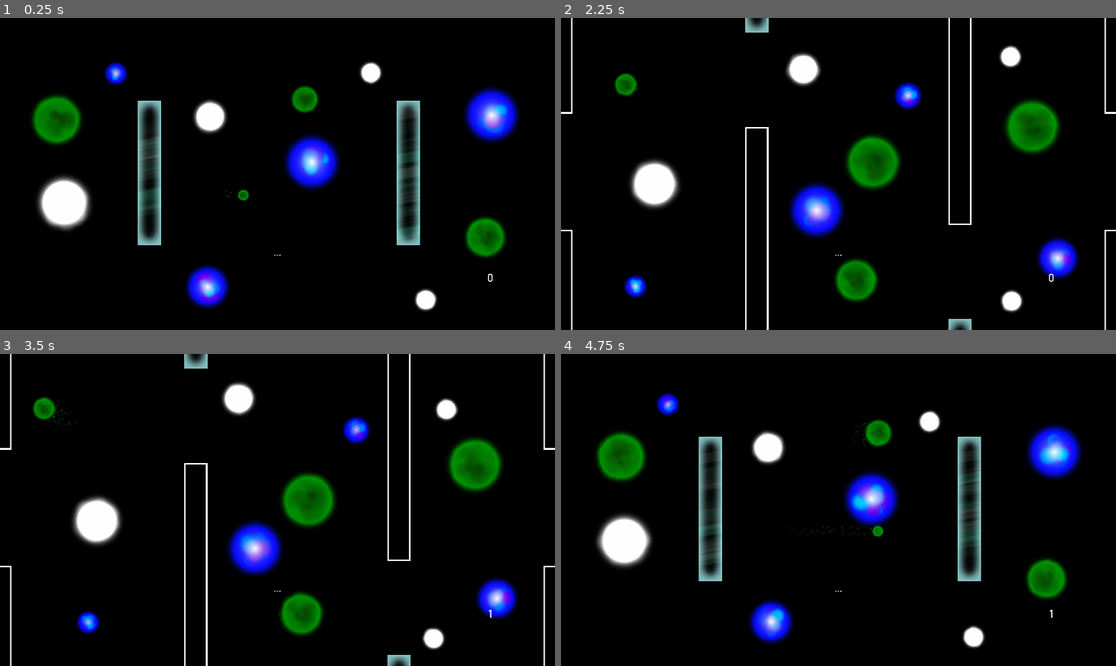
Above: before the commit, frames 1-4 (two rows, left to right).
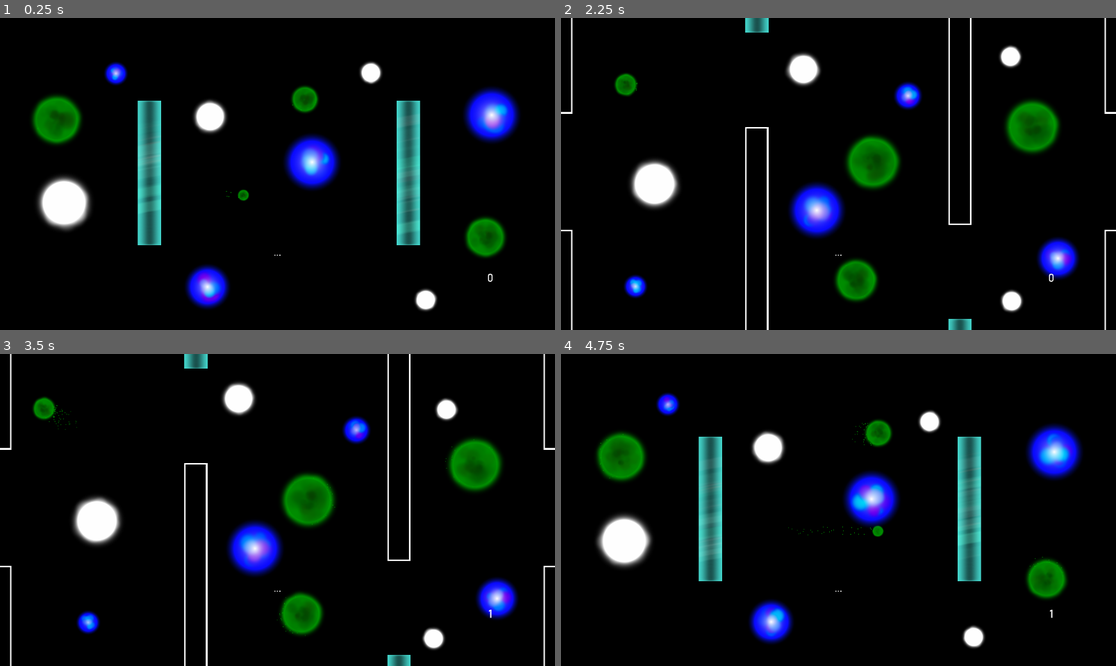
Above: after the commit, the same moments.

Repository: Dark-Gran/Spirit-Circles
Game: Godot game, scene res://src/Main.tscn
The game is run twice, just before and just after one commit, with the same random seed, the same clock (stepped at 60 frames per second) and the same inputs.
Inputs (mouse positions are in pixels of both pictures, inside the frame that each line leads up to):
- Up to frame 1 (0.25 s): no input
- Up to frame 2 (2.25 s): move the mouse to (960, 158) at 0.52 s; hold Right (ui_right) 0.53-1.28 s; tap Space (ui_accept) at 0.77, 1.52 s; move the mouse to (727, 189) at 1.27 s; hold Left (ui_left) 1.28-2.03 s; move the mouse to (894, 105) at 2.02 s; hold Right (ui_right) from 2.03 s (still down)
- Up to frame 3 (3.5 s): keep holding Right (ui_right); move the mouse to (249, 572) at 2.77 s; tap Space (ui_accept) at 3.02 s
- Up to frame 4 (4.75 s): move the mouse to (1005, 556) at 3.52 s; release Right (ui_right) at 3.53 s; hold Left (ui_left) from 3.53 s (still down); tap Space (ui_accept) at 3.77, 4.52 s; move the mouse to (672, 463) at 4.27 s

The runs differ from the first frame. In frame 1, 3.9% of the frame differs, in the area x 24-76%, y 26-73%; in frame 2, 0.3%; in frame 3, 0.3%; in frame 4, 3.9%.

Commit message:
glass wall update

Diff:
--- a/src/world/obstacles/Wall_0.tscn
+++ b/src/world/obstacles/Wall_0.tscn
@@ -23,13 +23,13 @@
 orbit_velocity = 0.0
 orbit_velocity_random = 0.0
 scale = 0.23
-color_ramp = SubResource( 4 )
+color_ramp = SubResource( 2 )
 hue_variation = 0.1
 hue_variation_random = 0.56
 
-[sub_resource type="ParticlesMaterial" id=6]
+[sub_resource type="ParticlesMaterial" id=4]
 emission_shape = 2
-emission_box_extents = Vector3( 1, 170, 1 )
+emission_box_extents = Vector3( 1, 160, 1 )
 flag_disable_z = true
 direction = Vector3( 0, -1, 0 )
 spread = 0.0
@@ -39,13 +39,13 @@
 orbit_velocity = 0.0
 orbit_velocity_random = 0.0
 scale = 0.23
-color_ramp = SubResource( 4 )
+color_ramp = SubResource( 2 )
 hue_variation = -0.09
 hue_variation_random = 0.61
 
-[sub_resource type="ParticlesMaterial" id=7]
+[sub_resource type="ParticlesMaterial" id=5]
 emission_shape = 2
-emission_box_extents = Vector3( 1, 170, 1 )
+emission_box_extents = Vector3( 1, 160, 1 )
 flag_disable_z = true
 direction = Vector3( 0, 1, 0 )
 spread = 0.0
@@ -72,24 +72,24 @@
 position = Vector2( 0, -96 )
 lifetime = 2.0
 preprocess = 6.0
-process_material = SubResource( 5 )
+process_material = SubResource( 3 )
 texture = ExtResource( 3 )
 
 [node name="Particles2D2" type="Particles2D" parent="Sprite"]
-position = Vector2( 0, 96 )
+position = Vector2( 0, 88 )
 lifetime = 5.0
 preprocess = 6.0
-process_material = SubResource( 6 )
+process_material = SubResource( 4 )
 texture = ExtResource( 2 )
 
 [node name="Particles2D3" type="Particles2D" parent="Sprite"]
-position = Vector2( 0, -96 )
+position = Vector2( 0, -80 )
 lifetime = 5.0
 preprocess = 6.0
-process_material = SubResource( 7 )
+process_material = SubResource( 5 )
 texture = ExtResource( 2 )
 
 [node name="CollisionShape2D" type="CollisionShape2D" parent="."]
 visible = false
 scale = Vector2( 4, 25 )
-shape = SubResource( 2 )
+shape = SubResource( 6 )
Binary file changed: assets/glass.png
Not shown: 2 places in src/world/obstacles/Wall_0.tscn that only renumber resources
